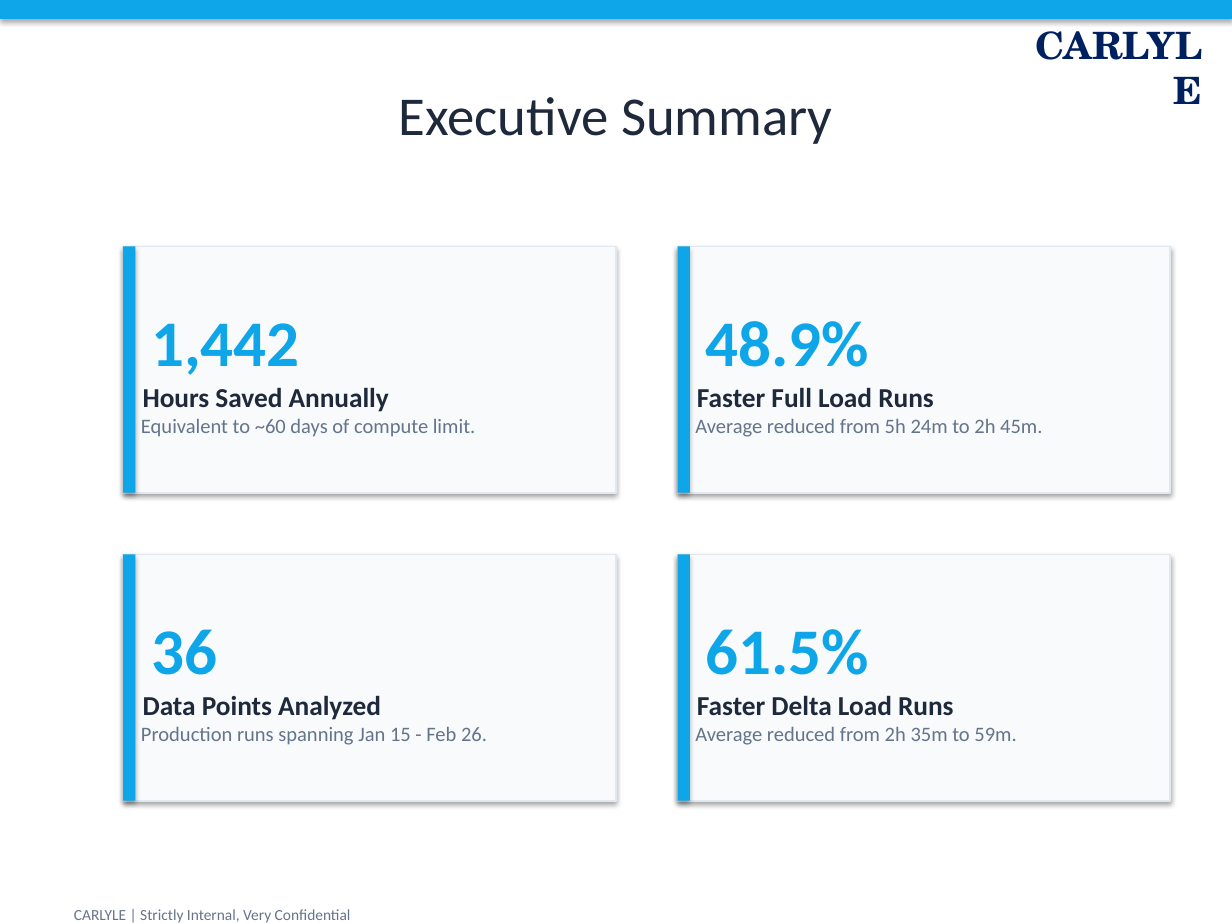
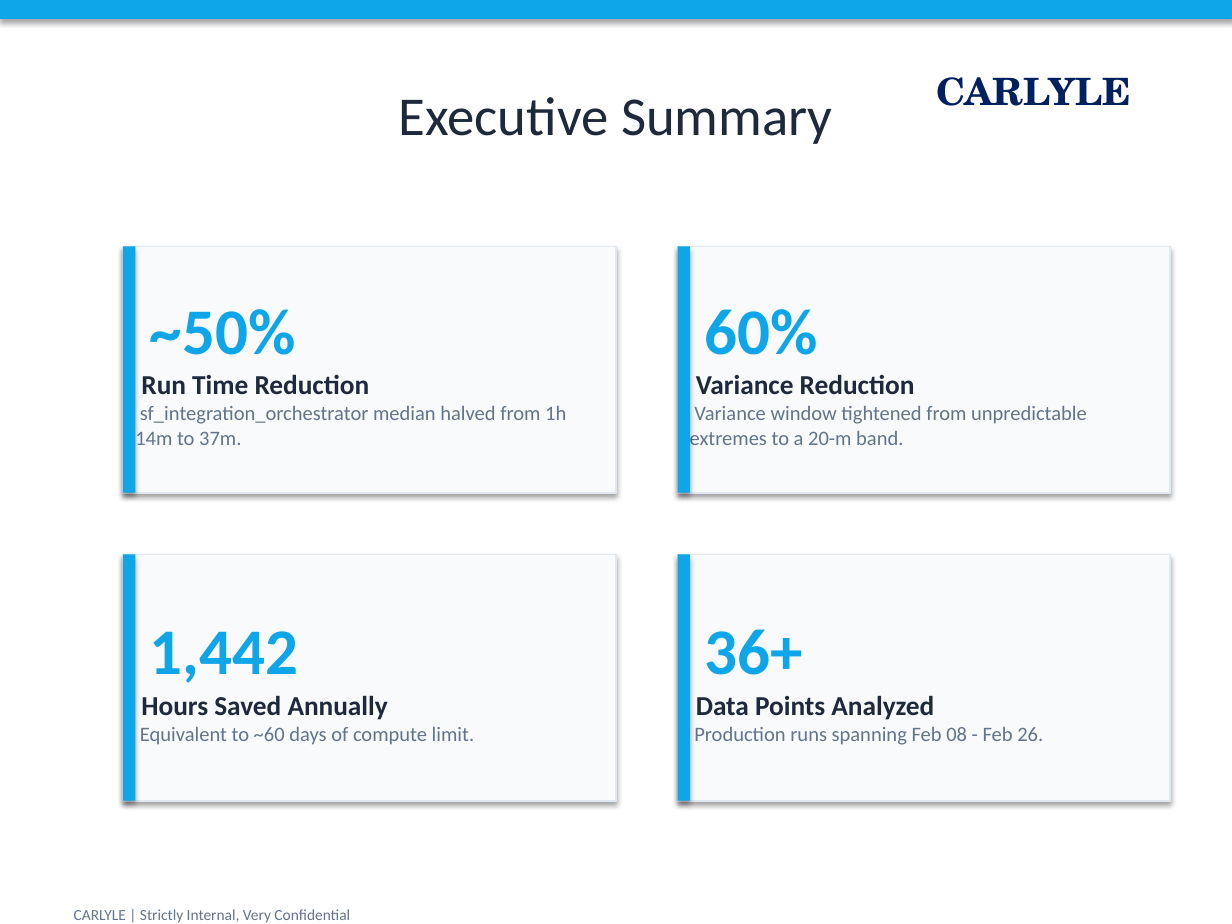
Before and after one commit to anjanisone/Cap, a slide deck: slide 2 of airflow_performance_report_polished.pptx. Drawn at 1232x924 pixels with LibreOffice and Linux fonts; fonts in the diff are those of the drawing. Boxes give left, top, right and bottom in pixels: in the first picture for what was removed or moved away, otherwise in the second. Text is boxed around its words. In the diff, an @@ line names an element or a change of style, - is before the commit and + after.

```diff
--- a/airflow_performance_report_polished.pptx
+++ b/airflow_performance_report_polished.pptx
@@ text "CARLYLE" rewrapped from (1030,0,1232,74) to (936,77,1131,106) @@
@@ text in rectangle at (135,309,566,451): text added @@
+~50%
+Run Time Reduction
+sf_integration_orchestrator median halved from 1h 14m to 37m.
@@ text in rectangle at (690,309,1087,451): text added @@
+60%
+Variance Reduction
+Variance window tightened from unpredictable extremes to a 20-m band.
@@ text removed at (695,321,1042,437) @@
-48.9%
-Faster Full Load Runs
-Average reduced from 5h 24m to 2h 45m.
@@ rectangle "1,442": place and size @@
-rectangle "1,442" at (141,323,476,437)
+rectangle "1,442" at (123,554,616,801)
@@ rectangle "1,442" at (123,554,616,801): fill none to #F8FAFC; outline none to #E2E8F0 1 pt; shadow on @@
@@ rectangle removed at (123,554,616,801) @@
@@ shadow changed in 5 elements at (123,246,136,493), (678,246,690,493), (123,246,616,493), (678,246,1170,493), (678,554,1170,801) @@
@@ text removed at (141,629,487,745) @@
-36
-Data Points Analyzed
-Production runs spanning Jan 15 - Feb 26.
@@ text in rectangle at (694,629,1043,745): text added @@
+36+
+Data Points Analyzed
+Production runs spanning Feb 08 - Feb 26.
@@ text removed at (695,629,1016,745) @@
-61.5%
-Faster Delta Load Runs
-Average reduced from 2h 35m to 59m.
```
Also in this commit, not shown: 3 other slides changed, 2 slides added, 1 slide removed.
